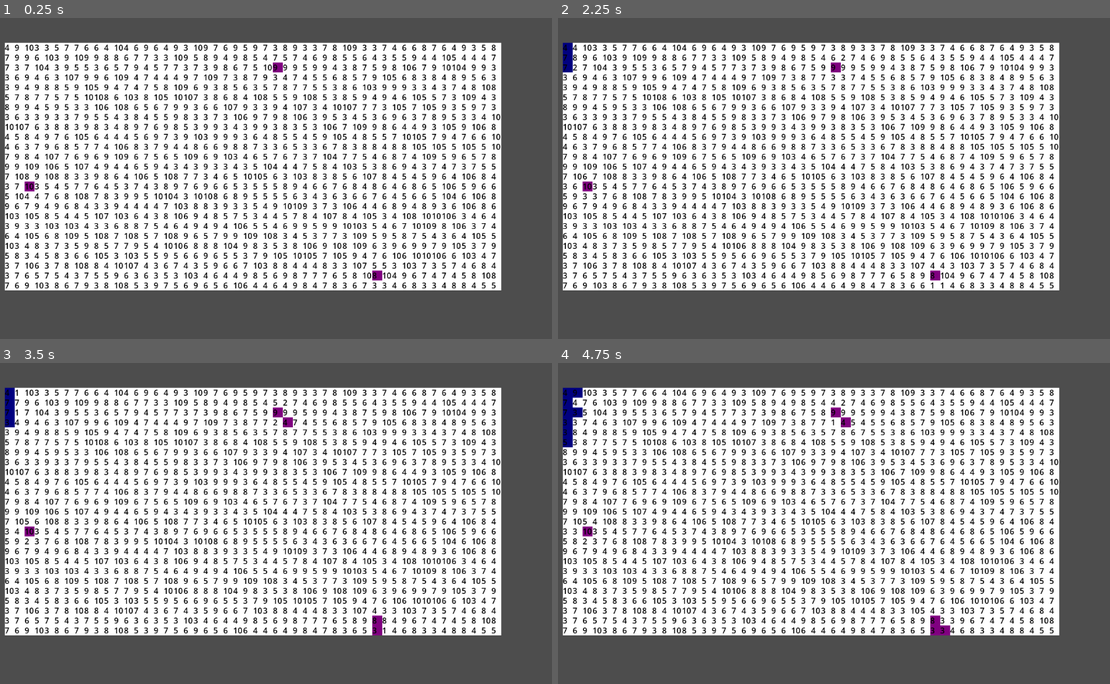
Above: before the commit, frames 1-4 (two rows, left to right).
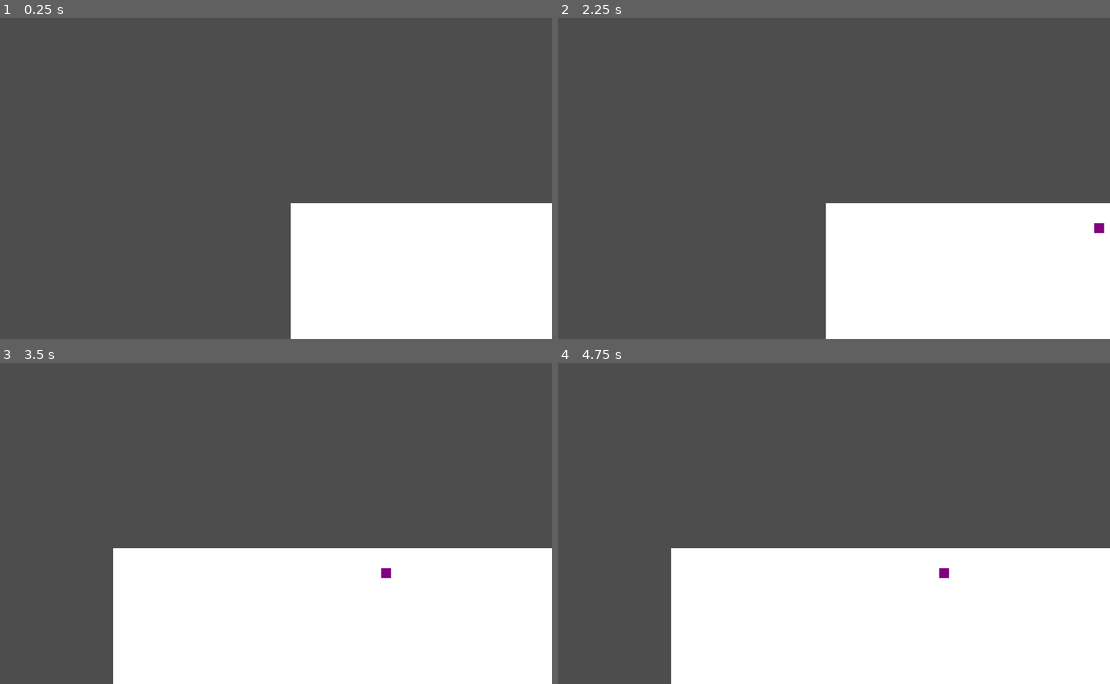
Above: after the commit, the same moments.

Repository: SomeGuy13/tile-kingdom
Game: Godot game, scene res://scenes/game.tscn
Two runs of this game, one before a commit and one after it. Both use one fixed random seed, a clock stepped at 60 frames per second and the inputs below.
Inputs (mouse positions are in pixels of both pictures, inside the frame that each line leads up to):
- Up to frame 1 (0.25 s): no input
- Up to frame 2 (2.25 s): drag from (569, 46) to (569, 136) at 0.52 s; tap Enter at 1.25 s; drag from (569, 56) to (569, 146) at 1.27 s; tap Space at 2 s; move the mouse to (569, 66) at 2.02 s; hold Right (right, bound only after the commit) from 2.03 s (still down); click (569, 66) at 2.17 s
- Up to frame 3 (3.5 s): release Right (right, bound only after the commit) at 2.75 s; drag from (11, 423) to (93, 475) at 2.77 s
- Up to frame 4 (4.75 s): drag from (569, 433) to (850, 523) at 3.52 s; tap Enter at 4.25 s; drag from (569, 443) to (740, 443) at 4.27 s

The runs differ from the first frame. In frame 1, 69% of the frame differs, in the area x 0-100%, y 7-100%; in frame 2, 68%; in frame 3, 67%; in frame 4, 67%.

Commit message:
camera pan with WASD

Diff:
--- a/project.godot
+++ b/project.godot
@@ -14,3 +14,30 @@
 run/main_scene="uid://u5a56pre8leh"
 config/features=PackedStringArray("4.5", "Forward Plus")
 config/icon="res://icon.svg"
+
+[input]
+
+right={
+"deadzone": 0.2,
+"events": [Object(InputEventKey,"resource_local_to_scene":false,"resource_name":"","device":0,"window_id":0,"alt_pressed":false,"shift_pressed":false,"ctrl_pressed":false,"meta_pressed":false,"pressed":false,"keycode":0,"physical_keycode":4194321,"key_label":0,"unicode":0,"location":0,"echo":false,"script":null)
+, Object(InputEventKey,"resource_local_to_scene":false,"resource_name":"","device":-1,"window_id":0,"alt_pressed":false,"shift_pressed":false,"ctrl_pressed":false,"meta_pressed":false,"pressed":false,"keycode":0,"physical_keycode":68,"key_label":0,"unicode":100,"location":0,"echo":false,"script":null)
+]
+}
+left={
+"deadzone": 0.2,
+"events": [Object(InputEventKey,"resource_local_to_scene":false,"resource_name":"","device":-1,"window_id":0,"alt_pressed":false,"shift_pressed":false,"ctrl_pressed":false,"meta_pressed":false,"pressed":false,"keycode":0,"physical_keycode":4194319,"key_label":0,"unicode":0,"location":0,"echo":false,"script":null)
+, Object(InputEventKey,"resource_local_to_scene":false,"resource_name":"","device":-1,"window_id":0,"alt_pressed":false,"shift_pressed":false,"ctrl_pressed":false,"meta_pressed":false,"pressed":false,"keycode":0,"physical_keycode":65,"key_label":0,"unicode":97,"location":0,"echo":false,"script":null)
+]
+}
+up={
+"deadzone": 0.2,
+"events": [Object(InputEventKey,"resource_local_to_scene":false,"resource_name":"","device":-1,"window_id":0,"alt_pressed":false,"shift_pressed":false,"ctrl_pressed":false,"meta_pressed":false,"pressed":false,"keycode":0,"physical_keycode":4194320,"key_label":0,"unicode":0,"location":0,"echo":false,"script":null)
+, Object(InputEventKey,"resource_local_to_scene":false,"resource_name":"","device":-1,"window_id":0,"alt_pressed":false,"shift_pressed":false,"ctrl_pressed":false,"meta_pressed":false,"pressed":false,"keycode":0,"physical_keycode":87,"key_label":0,"unicode":119,"location":0,"echo":false,"script":null)
+]
+}
+down={
+"deadzone": 0.2,
+"events": [Object(InputEventKey,"resource_local_to_scene":false,"resource_name":"","device":-1,"window_id":0,"alt_pressed":false,"shift_pressed":false,"ctrl_pressed":false,"meta_pressed":false,"pressed":false,"keycode":0,"physical_keycode":4194322,"key_label":0,"unicode":0,"location":0,"echo":false,"script":null)
+, Object(InputEventKey,"resource_local_to_scene":false,"resource_name":"","device":-1,"window_id":0,"alt_pressed":false,"shift_pressed":false,"ctrl_pressed":false,"meta_pressed":false,"pressed":false,"keycode":0,"physical_keycode":83,"key_label":0,"unicode":115,"location":0,"echo":false,"script":null)
+]
+}
--- a/scenes/game.tscn
+++ b/scenes/game.tscn
@@ -1,19 +1,27 @@
-[gd_scene load_steps=3 format=3 uid="uid://u5a56pre8leh"]
+[gd_scene load_steps=4 format=3 uid="uid://u5a56pre8leh"]
 
 [ext_resource type="Script" uid="uid://blev5licc0hpr" path="res://scripts/game.gd" id="1_uwrxv"]
 [ext_resource type="PackedScene" uid="uid://chtfcowufaejo" path="res://scenes/world.tscn" id="2_yqjtg"]
+[ext_resource type="Script" uid="uid://bhuijb1pyl3tq" path="res://scripts/camera_movement.gd" id="3_lnu2h"]
 
 [node name="Node2D" type="Node2D"]
 script = ExtResource("1_uwrxv")
 
 [node name="world" parent="." instance=ExtResource("2_yqjtg")]
+size = Vector2(50, 50)
 tile_size = Vector2(20, 20)
 
-[node name="CanvasGroup" type="CanvasGroup" parent="."]
+[node name="Camera2D" type="Camera2D" parent="."]
+script = ExtResource("3_lnu2h")
+pan_speed = 500.0
 
-[node name="WinScreen" type="Node" parent="CanvasGroup"]
+[node name="CanvasLayer" type="CanvasLayer" parent="."]
 
-[node name="WinText" type="Label" parent="CanvasGroup/WinScreen"]
+[node name="CanvasGroup" type="CanvasGroup" parent="CanvasLayer"]
+
+[node name="WinScreen" type="Node" parent="CanvasLayer/CanvasGroup"]
+
+[node name="WinText" type="Label" parent="CanvasLayer/CanvasGroup/WinScreen"]
 visible = false
 offset_left = 522.0
 offset_top = 297.0
@@ -23,9 +31,9 @@
 horizontal_alignment = 1
 vertical_alignment = 1
 
-[node name="Node" type="Node" parent="CanvasGroup"]
+[node name="Node" type="Node" parent="CanvasLayer/CanvasGroup"]
 
-[node name="LooseText" type="Label" parent="CanvasGroup/Node"]
+[node name="LooseText" type="Label" parent="CanvasLayer/CanvasGroup/Node"]
 visible = false
 offset_left = 548.0
 offset_top = 285.0
--- /dev/null
+++ b/scripts/camera_movement.gd
@@ -0,0 +1,28 @@
+extends Camera2D
+
+@export var pan_speed: float = 400.0
+@export var damping: float = 0.1
+
+var target_position: Vector2
+
+func _process(delta: float) -> void:
+	var input_vector = Vector2.ZERO
+	input_vector.x = Input.get_action_strength(("right")) - Input.get_action_strength("left")
+	input_vector.y = Input.get_action_strength(("down")) - Input.get_action_strength(("up"))
+	target_position += input_vector.normalized() * pan_speed * delta
+
+	position = position.lerp(target_position, damping)
+
+#var dragging = false
+#var last_mouse_pos = Vector2.ZERO
+#
+#func _input(event):
+	#if event is InputEventMouseButton:
+		#if event.button_index == MOUSE_BUTTON_LEFT:
+			#dragging = event.pressed
+			#last_mouse_pos = event.position
+			## print(dragging)
+		#if event is InputEventMouseMotion:
+			#print("movement")
+		#elif event is InputEventMouseMotion and dragging:
+			#position -= event.relative
--- a/scripts/game.gd
+++ b/scripts/game.gd
@@ -1,7 +1,7 @@
 extends Node2D
 
-@onready var win_text = $CanvasGroup/WinScreen/WinText
-@onready var loose_text = $CanvasGroup/Node/LooseText
+@onready var win_text = $CanvasLayer/CanvasGroup/WinScreen/WinText
+@onready var loose_text = $CanvasLayer/CanvasGroup/Node/LooseText
 @onready var world = $world
 
 var has_won = false
--- a/scripts/tile_base.gd
+++ b/scripts/tile_base.gd
@@ -17,10 +17,11 @@
 var damage_timer = 0.0
 var damage_interval = 0.25
 var decay_timer = 0.0
-var decay_interval = 0.25
+var decay_interval = 0.5
 
 func _ready() -> void:
 	label.text = str(health)
+	label.visible = false
 
 func _process(delta: float) -> void:
 	# 25-11-3: Make corruption spread across the map randomly using attack_neighbor()
--- a/scripts/world.gd
+++ b/scripts/world.gd
@@ -25,7 +25,7 @@
 			tile.position = Vector2(x * tile_size.x + 10 + grid_offset.x,
 			y * tile_size.y + 10 + grid_offset.y)
 			tile.tile_position = Vector2(x, y)
-			var health = randi_range(3, 10)
+			var health = randi_range(10, 100)
 			tile.max_health = health
 			tile.health = health
 			add_child(tile)
Not shown, added: scripts/camera_movement.gd.uid
Not shown, changed: todo.txt
